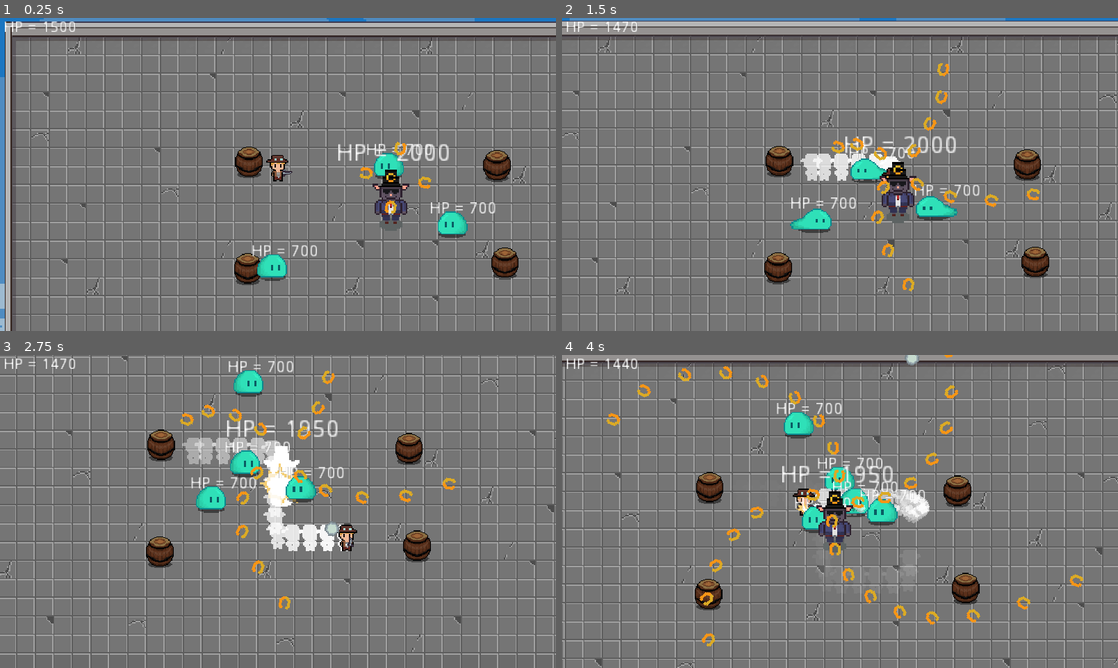
Above: before the commit, frames 1-4 (two rows, left to right).
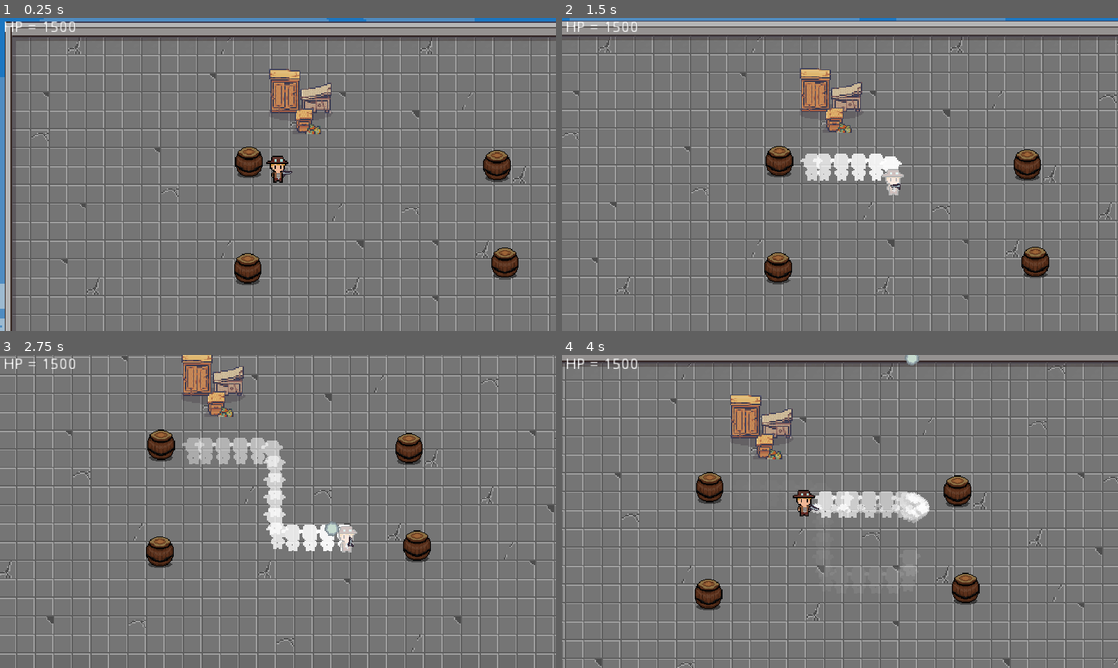
Above: after the commit, the same moments.

Repository: WAIWAI-PARTY/Life-after-people
Game: Godot game, scene res://World.tscn
Two runs of this game, one before a commit and one after it. Both use one fixed random seed, a clock stepped at 60 frames per second and the inputs below.
Inputs (mouse positions are in pixels of both pictures, inside the frame that each line leads up to):
- Up to frame 1 (0.25 s): no input
- Up to frame 2 (1.5 s): move the mouse to (962, 158) at 0.52 s; hold D (ui_right) 0.53-1.28 s; tap Shift (bullet_time) at 0.6 s; move the mouse to (728, 190) at 1.27 s; hold S (ui_down) from 1.28 s (still down); tap Space (dash) at 1.35 s
- Up to frame 3 (2.75 s): move the mouse to (333, 442) at 2.02 s; release S (ui_down) at 2.03 s; press the mouse at (333, 442) at 2.03 s; hold D (ui_right) from 2.03 s (still down)
- Up to frame 4 (4 s): move the mouse to (812, 574) at 2.77 s; release D (ui_right) at 2.78 s; release the mouse at (812, 574) at 2.78 s; hold W (ui_up) 2.78-3.53 s; tap Shift (bullet_time) at 2.85 s; move the mouse to (1006, 558) at 3.52 s; hold A (ui_left) from 3.53 s (still down); tap Space (dash) at 3.6 s

The runs differ from the first frame. In frame 1, 4.2% of the frame differs, in the area x 45-90%, y 16-84%; in frame 2, 4.7%; in frame 3, 5.1%; in frame 4, 6.0%, in the area x 8-94%, y 0-94%.

Commit message:
push 1 push sin

Diff:
--- a/Dash.gd
+++ b/Dash.gd
@@ -35,7 +35,7 @@
 	var ghost: Sprite = ghost_scene.instance()
 	get_parent().get_parent().add_child(ghost)
 
-	ghost.global_position = Vector2(global_position.x+1, global_position.y-6)
+	ghost.global_position = Vector2(global_position.x+1, global_position.y-4)
 	ghost.texture = sprite.texture
 	ghost.vframes = sprite.vframes
 	ghost.hframes = sprite.hframes
--- a/Player/Player.tscn
+++ b/Player/Player.tscn
@@ -65,7 +65,7 @@
 
 [sub_resource type="CapsuleShape2D" id=2]
 radius = 5.0
-height = 4.0
+height = 6.0
 
 [node name="Player" type="KinematicBody2D"]
 collision_layer = 32
@@ -73,12 +73,12 @@
 
 [node name="Sprite" type="Sprite" parent="."]
 material = SubResource( 3 )
+position = Vector2( 1, -5 )
 texture = ExtResource( 2 )
-offset = Vector2( 1, -6 )
 flip_h = true
 
 [node name="CollisionShape2D" type="CollisionShape2D" parent="."]
-position = Vector2( 0, 3 )
+position = Vector2( 0, 4 )
 rotation = 1.5708
 shape = SubResource( 1 )
 
@@ -90,12 +90,14 @@
 [node name="Dash" parent="." instance=ExtResource( 4 )]
 
 [node name="hurtbox" parent="." instance=ExtResource( 3 )]
+position = Vector2( 0, -6 )
 collision_layer = 2
 collision_mask = 16
 
 [node name="CollisionShape2D" parent="hurtbox" index="0"]
-position = Vector2( 0, -4 )
+position = Vector2( 0, 3 )
 shape = SubResource( 2 )
+disabled = true
 
 [node name="Bullet_Time" parent="." instance=ExtResource( 6 )]
 
--- /dev/null
+++ b/SceneDesign/BrokenFurnitures.tscn
@@ -0,0 +1,13 @@
+[gd_scene load_steps=2 format=2]
+
+[ext_resource path="res://imports/Furnitures.png" type="Texture" id=1]
+
+[node name="BrokenFurnitures" type="StaticBody2D"]
+
+[node name="BrokenFurnitures" type="Sprite" parent="."]
+texture = ExtResource( 1 )
+region_enabled = true
+region_rect = Rect2( 5, 1, 55, 58 )
+
+[node name="CollisionPolygon2D" type="CollisionPolygon2D" parent="."]
+polygon = PoolVector2Array( -26, -8, 25, -8, 25, 5, 9, 5, 9, 20, 16, 24, 16, 31, 6, 29, 5, 22, -2, 22, -4, 18, -4, 5, -26, 5 )
--- a/World.tscn
+++ b/World.tscn
@@ -11,6 +11,7 @@
 [ext_resource path="res://imports/skybg.png" type="Texture" id=9]
 [ext_resource path="res://World.gd" type="Script" id=10]
 [ext_resource path="res://Enemy/Spawn.tscn" type="PackedScene" id=11]
+[ext_resource path="res://SceneDesign/BrokenFurnitures.tscn" type="PackedScene" id=12]
 
 [sub_resource type="ConvexPolygonShape2D" id=1]
 points = PoolVector2Array( 0, 0, 16, 0, 16, 16, 0, 16 )
@@ -553,6 +554,7 @@
 remote_path = NodePath("../../../Camera2D")
 
 [node name="slimes" type="YSort" parent="YSort"]
+visible = false
 
 [node name="Slime" parent="YSort/slimes" instance=ExtResource( 4 )]
 position = Vector2( 234.03, 97.8397 )
@@ -578,15 +580,20 @@
 position = Vector2( 323, 96 )
 
 [node name="MrC" parent="YSort" instance=ExtResource( 6 )]
+visible = false
 position = Vector2( 239, 134 )
 spawn_point_count = 4
+radius = 500
+
+[node name="BrokenFurnitures" parent="YSort" instance=ExtResource( 12 )]
+position = Vector2( 154, 39 )
 
 [node name="CanvasLayer" type="CanvasLayer" parent="."]
 
 [node name="HealthUI" parent="CanvasLayer" instance=ExtResource( 8 )]
 
 [node name="Spawn" parent="." instance=ExtResource( 11 )]
-position = Vector2( 185, 41 )
+position = Vector2( -30, 42 )
 
 [node name="SpawnTimer" type="Timer" parent="."]
 autostart = true
--- a/World/Barrel.tscn
+++ b/World/Barrel.tscn
@@ -5,9 +5,9 @@
 [ext_resource path="res://World/Barrel.gd" type="Script" id=3]
 [ext_resource path="res://hitandhurt/hitbox.tscn" type="PackedScene" id=4]
 
-[sub_resource type="CapsuleShape2D" id=2]
-radius = 7.14284
-height = 9.71429
+[sub_resource type="CapsuleShape2D" id=6]
+radius = 15.7143
+height = 0.0
 
 [sub_resource type="Animation" id=4]
 length = 0.001
@@ -142,9 +142,9 @@
 hframes = 11
 
 [node name="CollisionShape2D" type="CollisionShape2D" parent="."]
-position = Vector2( 0, 9 )
-rotation = 1.5708
-shape = SubResource( 2 )
+position = Vector2( 2.84217e-14, 2.85714 )
+rotation = 3.14159
+shape = SubResource( 6 )
 
 [node name="AnimationPlayer" type="AnimationPlayer" parent="."]
 anims/RESET = SubResource( 4 )
Not shown: 1 places in World.tscn that only renumber resources
Binary file added: imports/Furnitures.png
Not shown, added: imports/Furnitures.png.import
